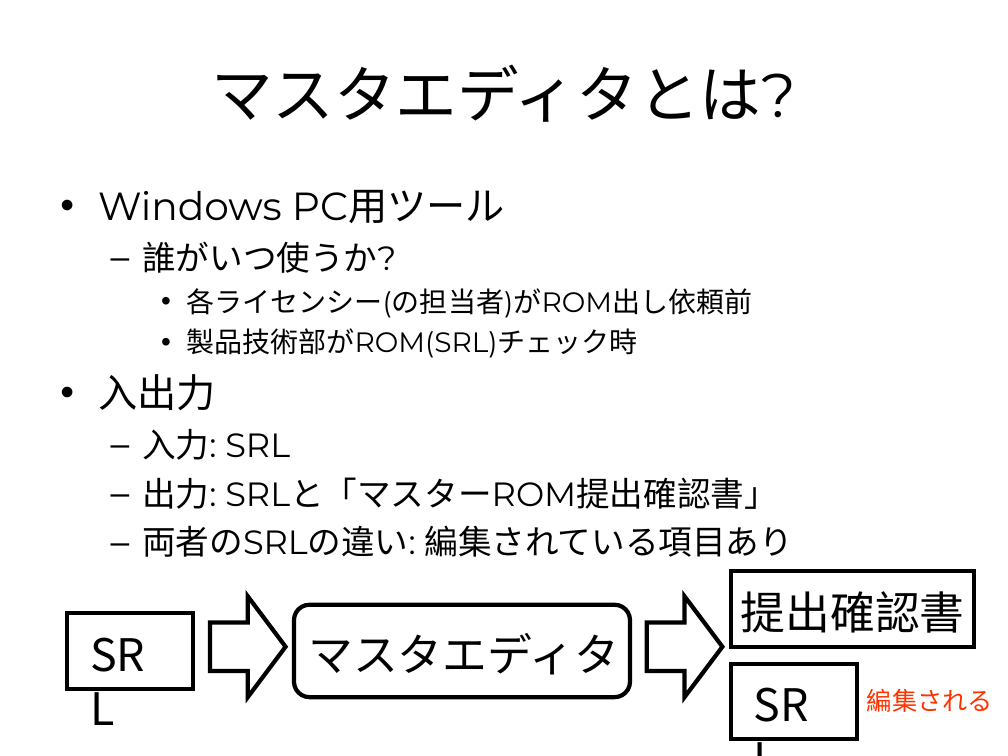
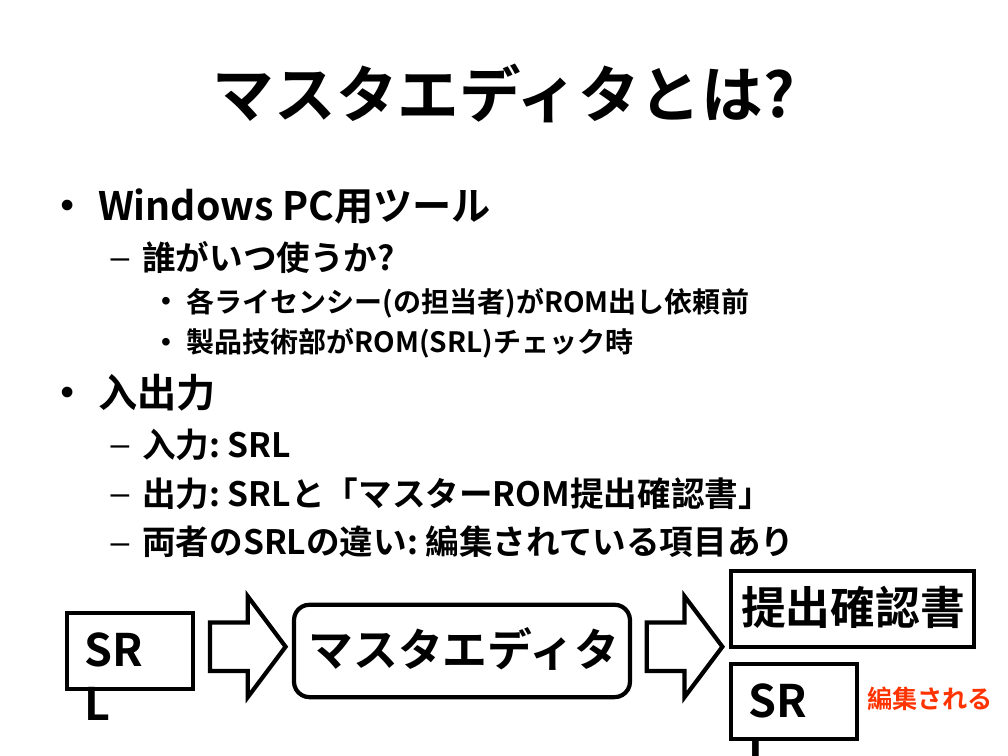
Before and after one commit to rvtr/TwlIPL, a slide deck: slide 2 of docs/マスタエディタ/仕様概要.ppt. Drawn at 1008x756 pixels with LibreOffice and Linux fonts; fonts in the diff are those of the drawing. Boxes give left, top, right and bottom in pixels: in the first picture for what was removed or moved away, otherwise in the second. Text is boxed around its words. In the diff, an @@ line names an element or a change of style, - is before the commit and + after.

Commit message:
マスタエディタ・マスタリングツール:ドキュメント更新。

```diff
--- a/docs/マスタエディタ/仕様概要.ppt
+++ b/docs/マスタエディタ/仕様概要.ppt
@@ title "マスタエディタとは?" at (213, 63, 795, 123): font Montserrat to Noto Sans CJK JP, bold on @@
@@ text "Windows PC用ツール" at (98, 188, 795, 557): font Montserrat to Noto Sans CJK JP, bold on @@
@@ bold on in 4 elements at (741, 585, 965, 628), (308, 627, 619, 670), (739, 667, 839, 732), (75, 617, 174, 681) @@
@@ text "編集される" at (867, 686, 993, 711): font Arial to Noto Sans CJK JP, bold on @@
```
Also in this commit, not shown: 4 other slides changed, 2 other files.
